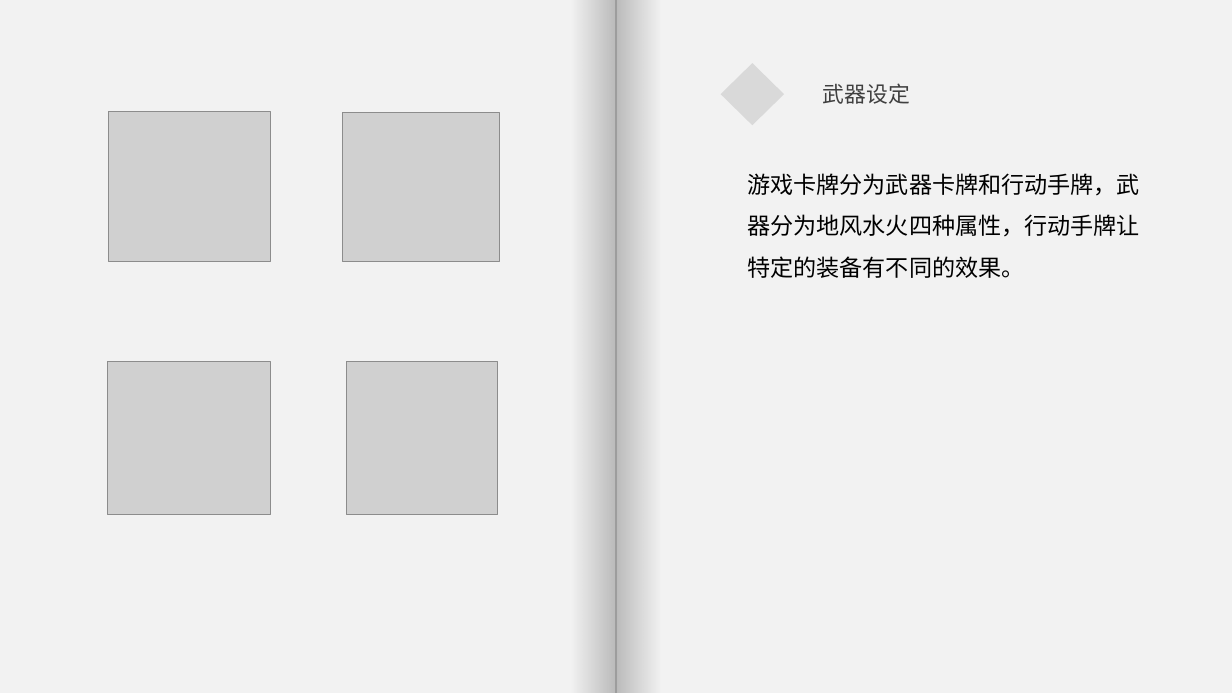
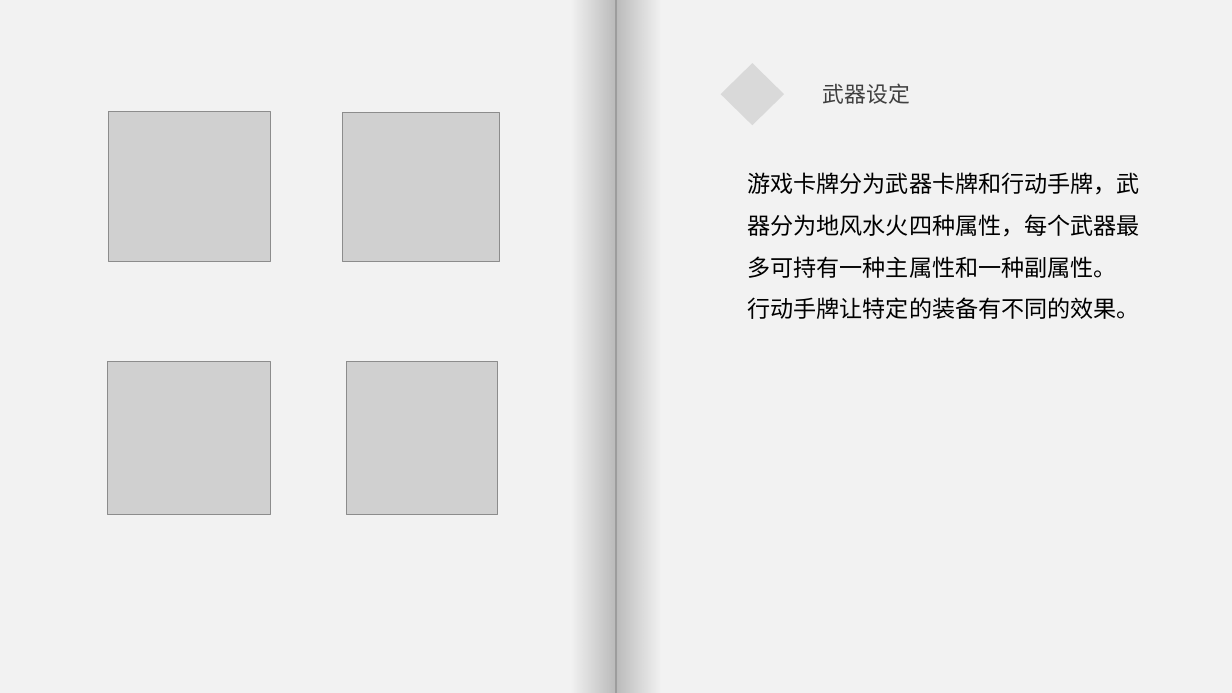
Before and after one commit to HongYi4588/CardGame, a slide deck: slide 11 of 永续地牢Ouroboros 设计方案.pptx (slide 6 before the commit). Drawn at 1232x693 pixels with LibreOffice and Linux fonts; fonts in the diff are those of the drawing; grey boxes stand for pictures. Boxes give left, top, right and bottom in pixels: in the first picture for what was removed or moved away, otherwise in the second. Text is boxed around its words. In the diff, an @@ line names an element or a change of style, - is before the commit and + after.

```diff
--- a/永续地牢Ouroboros 设计方案.pptx
+++ b/永续地牢Ouroboros 设计方案.pptx
@@ text at bbox=[747, 172, 1140, 319]: text changed @@
-游戏卡牌分为武器卡牌和行动手牌，武器分为地风水火四种属性，行动手牌让特定的装备有不同的效果。
+游戏卡牌分为武器卡牌和行动手牌，武器分为地风水火四种属性，每个武器最多可持有一种主属性和一种副属性。
+行动手牌让特定的装备有不同的效果。
```
Also in this commit, not shown: 2 other slides changed, 6 slides added, 1 slide removed, 1 other file.
